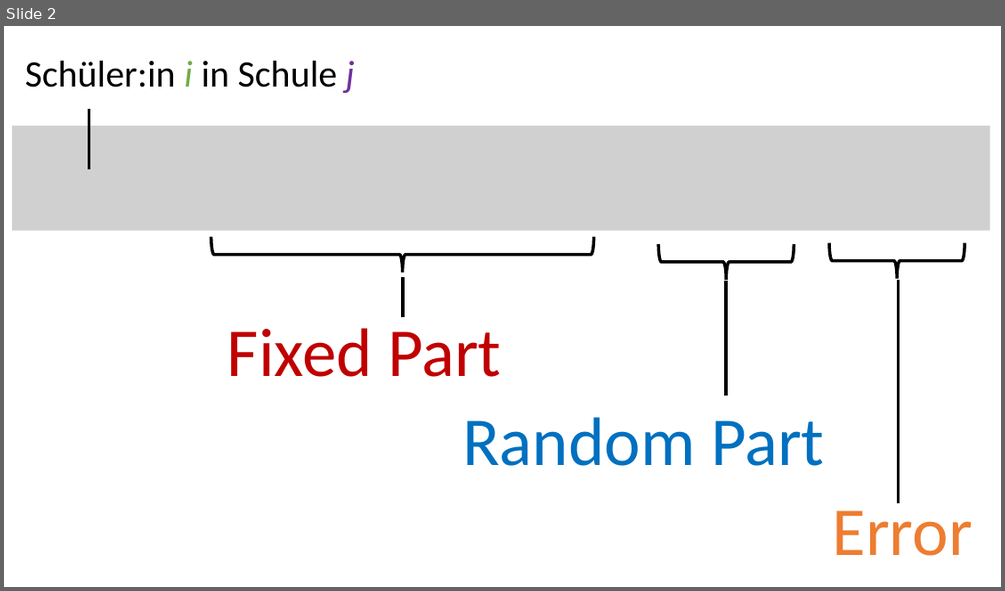
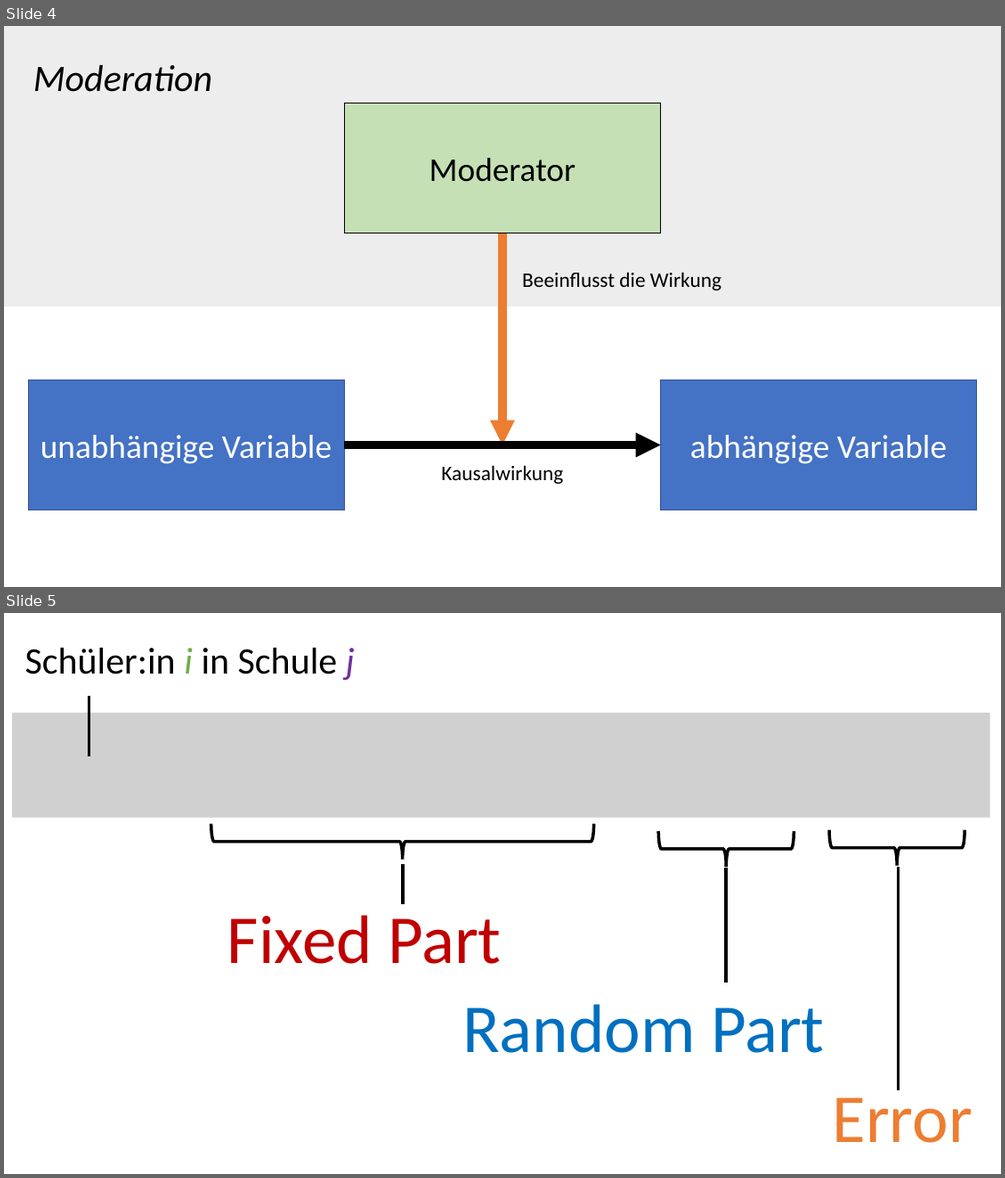
Before and after one commit to ctreffe/statspace, a slide deck: docs/files/slides.pptx. Shown one above the other, each under a label of ours: slide 2 before the commit, slides 4 and 5 after it. The pictures are 1005x591 and 1005x1178 pixels, drawn with LibreOffice and Linux fonts; fonts in the diff are those of the drawing; grey boxes stand for pictures. Boxes give left, top, right and bottom in pixels: in the first picture for what was removed or moved away, otherwise in the second. Text is boxed around its words. In the diff, an @@ line names an element or a change of style, - is before the commit and + after.

```diff
--- a/docs/files/slides.pptx
+++ b/docs/files/slides.pptx
@@ slide 4 added at bbox=[4, 26, 1001, 587], background #FFFFFF @@
@@ rectangle added at bbox=[4, 26, 1001, 306], fill #EDEDED @@
@@ text added at bbox=[33, 65, 213, 92], 36 pt, text #000000, italic @@
+Moderation
@@ rectangle added at bbox=[344, 103, 661, 233], fill #C5E0B4, outline #000000 1 pt, 32 pt, text #000000 @@
+Moderator
@@ arrow added from (502, 233) to (502, 445), #ED7D31 8 pt @@
@@ text added at bbox=[522, 272, 721, 290], 20 pt, text #000000 @@
+Beeinflusst die Wirkung
@@ rectangle added at bbox=[28, 379, 344, 510], fill #4472C4, outline #325491 1 pt, 32 pt, text #FFFFFF @@
+unabhängige Variable
@@ rectangle added at bbox=[661, 379, 977, 510], fill #4472C4, outline #325491 1 pt, 32 pt, text #FFFFFF @@
+abhängige Variable
@@ arrow added from (344, 445) to (661, 445), #000000 8 pt @@
@@ text added at bbox=[441, 465, 563, 483], 20 pt, text #000000 @@
+Kausalwirkung
@@ what was slide 2 is now slide 5 @@
```
Also in this commit, not shown: 1 slide changed, 2 other slides added, 7 other files.
